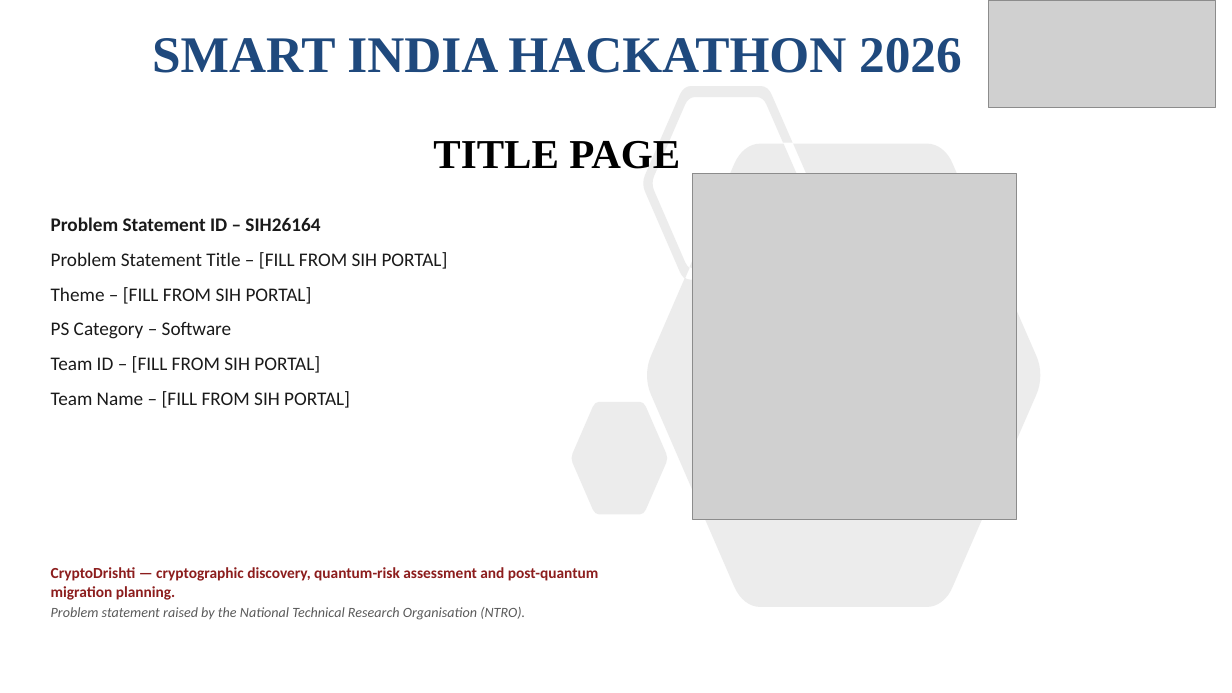
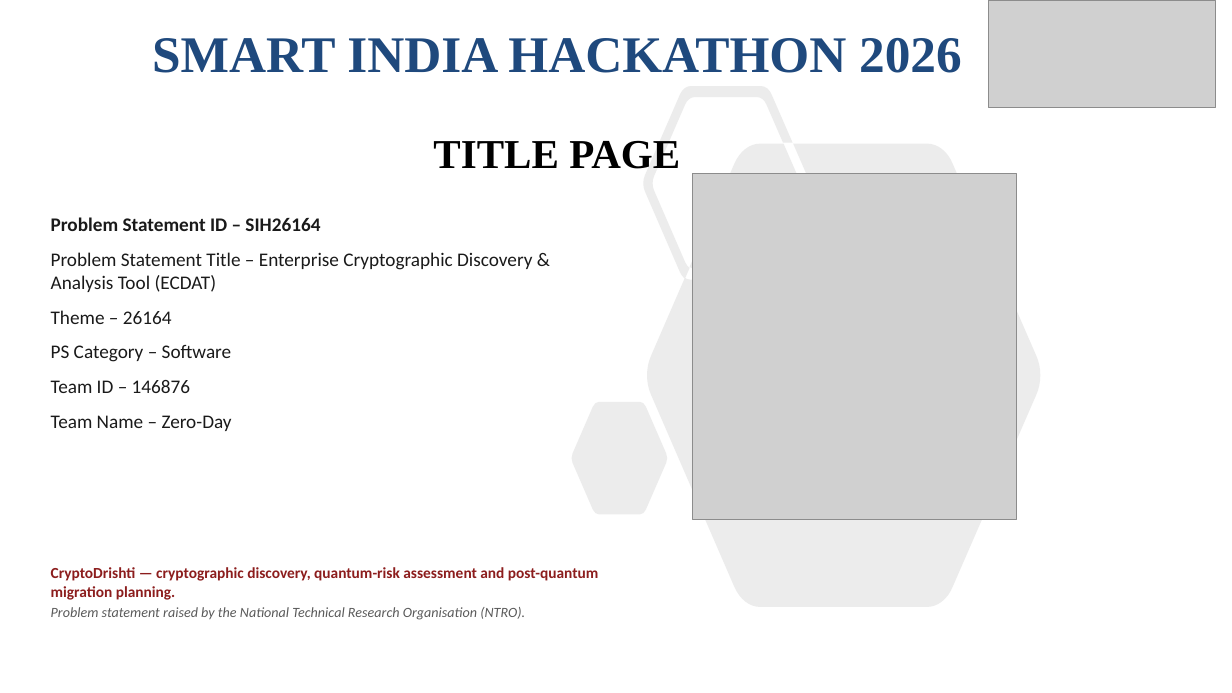
Before and after one commit to sgtsujith141-wq/cryptodrishti, a slide deck: slide 1 of submission/CryptoDrishti-SIH26164-Idea-Presentation.pptx. Drawn at 1232x693 pixels with LibreOffice and Linux fonts; fonts in the diff are those of the drawing; grey boxes stand for pictures. Boxes give left, top, right and bottom in pixels: in the first picture for what was removed or moved away, otherwise in the second. Text is boxed around its words. In the diff, an @@ line names an element or a change of style, - is before the commit and + after.

```diff
--- a/submission/CryptoDrishti-SIH26164-Idea-Presentation.pptx
+++ b/submission/CryptoDrishti-SIH26164-Idea-Presentation.pptx
@@ text at [51, 252, 532, 324]: text changed @@
-Problem Statement Title – [FILL FROM SIH PORTAL]
-Theme – [FILL FROM SIH PORTAL]
+Problem Statement Title – Enterprise Cryptographic Discovery & Analysis Tool (ECDAT)
+Theme – 26164
@@ text at [51, 380, 232, 431]: text changed @@
-Team ID – [FILL FROM SIH PORTAL]
-Team Name – [FILL FROM SIH PORTAL]
+Team ID – 146876
+Team Name – Zero-Day
```
Also in this commit, not shown: 5 other slides changed, 7 other files.
